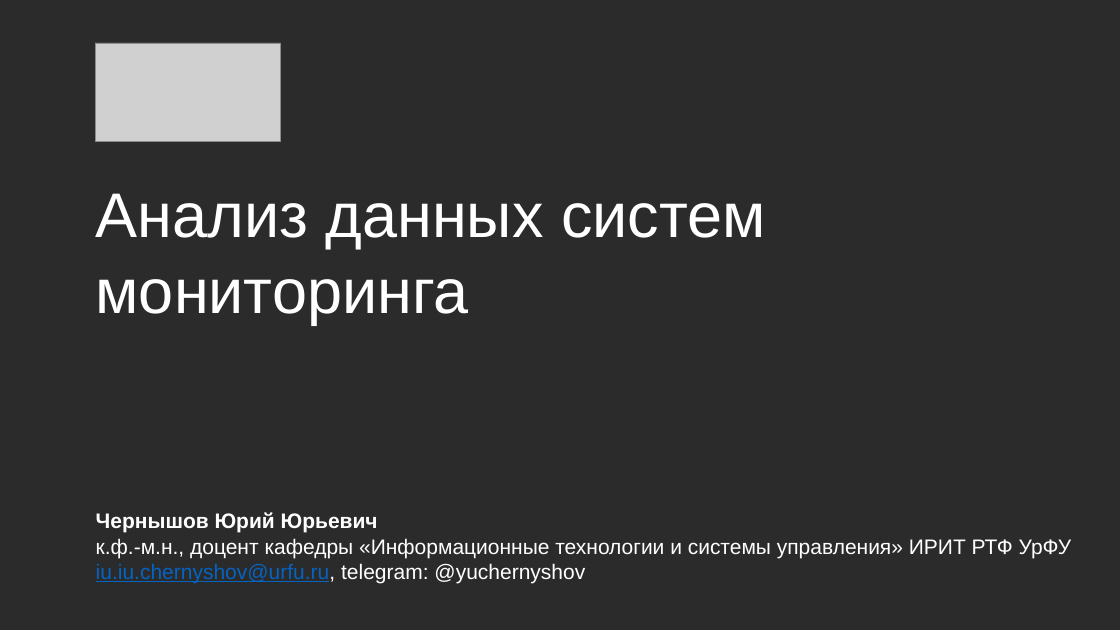
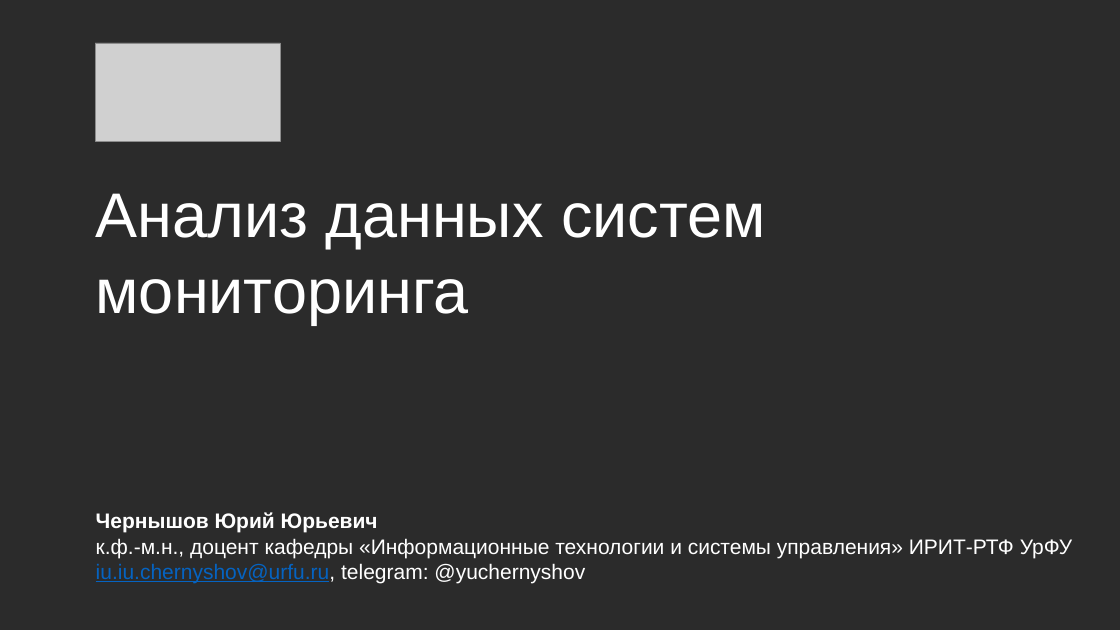
Before and after one commit to CyberLympha/data-analyze-for-cybersecurity, a slide deck: slide 1 of Лекции/2/Анализ данных систем мониторинга.pptx. Drawn at 1120x630 pixels with LibreOffice and Linux fonts; fonts in the diff are those of the drawing; grey boxes stand for pictures; background and template pictures are left out; a plain dark background stands for a picture behind light text. Boxes give left, top, right and bottom in pixels: in the first picture for what was removed or moved away, otherwise in the second. Text is boxed around its words. In the diff, an @@ line names an element or a change of style, - is before the commit and + after.

Commit message:
Update Анализ данных систем мониторинга.pptx
Исправлены опечатки во второй лекции.

```diff
--- a/Лекции/2/Анализ данных систем мониторинга.pptx
+++ b/Лекции/2/Анализ данных систем мониторинга.pptx
@@ text at (96, 538, 1072, 583): text changed @@
-к.ф.-м.н., доцент кафедры «Информационные технологии и системы управления» ИРИТ РТФ УрФУ
-iu.iu.chernyshov@urfu.ru, telegram: @yuchernyshov
+к.ф.-м.н., доцент кафедры «Информационные технологии и системы управления» ИРИТ-РТФ УрФУ
+iu.iu.chernyshov@urfu.ru, telegram: @yuchernyshov
```
Also in this commit, not shown: 3 other slides changed.
